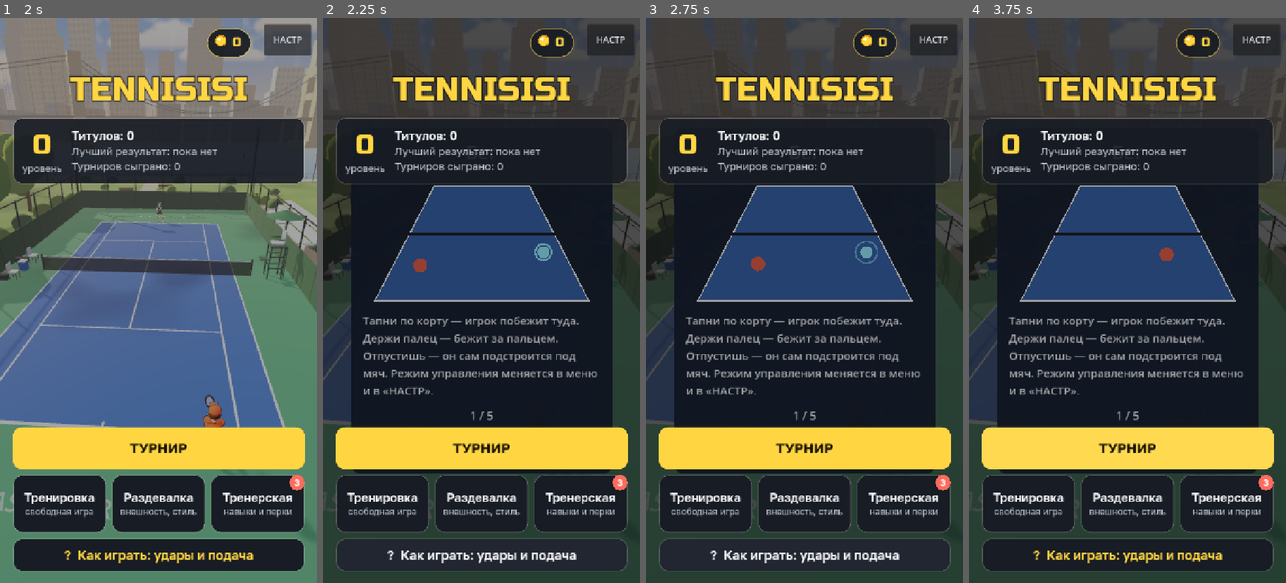
Above: before the commit, frames 1-4 (left to right).
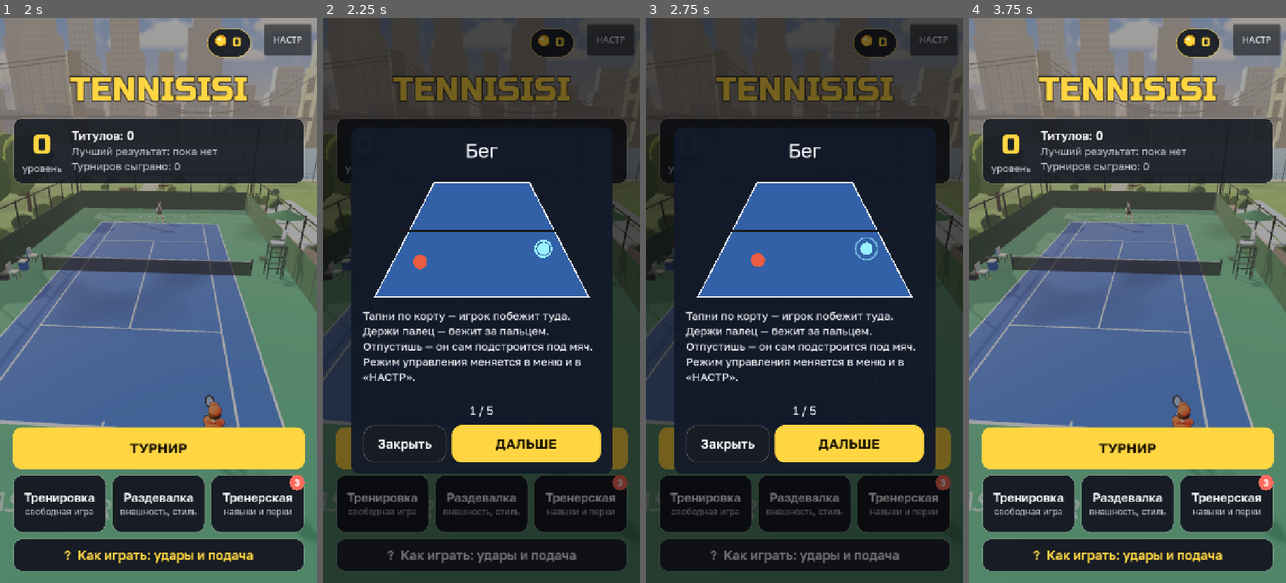
Above: after the commit, the same moments.

Repository: raqavifeb155-lgtm/tennisisi
Game: Godot game, scene res://scenes/main.tscn
Same seed, same stepped clock (60 frames per second), same inputs: the game is played once before the commit and once after it.
Inputs (mouse positions are in pixels of both pictures, inside the frame that each line leads up to):
- Up to frame 1 (2 s): move the mouse to (228, 272) at 0.52 s; hold D 0.53-1.25 s; click (228, 272) at 0.67 s; drag from (95, 328) to (142, 413) at 1.27 s
- Up to frame 2 (2.25 s): click "? Как играть: удары и подача" at 2 s
- Up to frame 3 (2.75 s): no input
- Up to frame 4 (3.75 s): click "ДАЛЬШЕ" at 2.75 s; click (1051, 441) at 3.5 s, where only the run after the commit has a clickable "Закрыть"

Frame 1 is identical in both runs. In frame 2, 29% of the frame differs, in the area x 4-97%, y 1-98%; in frame 3, 29%; in frame 4, 67%, in the area x 0-100%, y 0-100%.

Commit message:
Fix: «Как играть» opened under the Club menu; frame telemetry
The tutorial lived on the HUD's base layer, below TournamentUI (layer 10): opened
from the Club it was covered and the menu took its taps, so testers were stuck on
page 1. It now has its own layer (30) and a «Закрыть» button on every page.

PerfMeter adds frame statistics to the telemetry beat (average and slowest-5%
fps, worst frame, process time, draw calls, triangles, render pixels), plus
--profile and --gfx=N for local profiling runs.

Co-Authored-By: Claude Opus 5.5 <noreply@anthropic.com>

Diff:
--- a/scripts/hud.gd
+++ b/scripts/hud.gd
@@ -133,9 +133,14 @@
 	_serve_hint.modulate = Color(1, 1, 1, 0.8)
 	_serve_hint.visible = false
 
+	# Its own layer over everything (TournamentUI 10, settings 20): opened from the Club,
+	# under the menu it was covered and the menu took its taps.
+	var tut_layer := CanvasLayer.new()
+	tut_layer.layer = 30
+	add_child(tut_layer)
 	_tutorial = Tutorial.new()
 	_tutorial.visible = false
-	add_child(_tutorial)
+	tut_layer.add_child(_tutorial)
 
 
 ## The frame rate next to the graphics preset, so a phone can be checked by eye:
--- a/scripts/main.gd
+++ b/scripts/main.gd
@@ -181,6 +181,10 @@
 			_autoplay_format = int(a.get_slice("=", 1))
 		elif a.begins_with("--points="):
 			autoplay_points = int(a.get_slice("=", 1))
+		elif a.begins_with("--gfx="):
+			_force_gfx = int(a.get_slice("=", 1))  # profiling: 1 low .. 4 max
+		elif a.begins_with("--profile"):
+			_profile_t = 5.0  # print frame statistics every 5 s (a profiling run, not headless)
 		elif a.begins_with("--bot-sd="):
 			_bot_sd = float(a.get_slice("=", 1))  # bot timing error (s): ~0.035 sharp, ~0.07 a thumb on a phone
 		elif a.begins_with("--xp="):
@@ -255,6 +259,8 @@
 	Tuning.graphics = SaveData.graphics
 	for k in SaveData.gfx:
 		Tuning.set(k, SaveData.gfx[k])
+	if _force_gfx >= 0:
+		Tuning.graphics = _force_gfx
 	graphics.set_preset(Tuning.graphics)
 	_practice_skill = Tuning.ai_skill
 	if not autoplay and not _headless():
@@ -279,6 +285,8 @@
 				SaveData.graphics = Tuning.graphics
 				SaveData.save())
 	_last_real_us = Time.get_ticks_usec()
+	perf = PerfMeter.new()
+	add_child(perf)
 	if _bonus_rounds > 0:
 		# Test: the trophy mini-game over and over, the bot aiming at the runner.
 		tournament = Tournament.new(0, 1)
@@ -506,6 +514,11 @@
 	var rd := clampf((now - _last_real_us) / 1000000.0, 0.0, 0.1)
 	_last_real_us = now
 	hud.set_in_match(phase != Phase.IDLE)
+	if _profile_t > 0.0:
+		_profile_t -= rd
+		if _profile_t <= 0.0:
+			_profile_t = 5.0
+			print("PERF %s %s" % ["match" if phase != Phase.IDLE else "menu", str(perf.take())])
 	_update_slowmo(rd)
 	_update_helpers()
 	_update_safe_area(rd)
@@ -1773,6 +1786,9 @@
 const STAMINA_DIVE := 0.03
 const STAMINA_STAND := 0.002    # per second back standing still in a rally
 
+var perf: PerfMeter               # frame statistics for the telemetry beat and --profile runs
+var _profile_t := -1.0
+var _force_gfx := -1
 var _cloud_t := 0.0
 var _beat_t := 5.0
 var _cloud_poll_t := 0.0
@@ -1801,9 +1817,11 @@
 	_beat_t -= dt
 	if _beat_t <= 0.0:
 		_beat_t = 20.0
-		TelegramApp.log_event("beat", {"fps": Engine.get_frames_per_second(), "gfx": graphics.level_name(),
-			"sc": snappedf(graphics.scale_3d, 0.01), "loc": location_id, "ph": phase, "pts": _points_played,
-			"tour": tournament_mode, "snd": sfx.plays})
+		var beat := {"gfx": graphics.level_name(), "sc": snappedf(graphics.scale_3d, 0.01), "loc": location_id,
+			"ph": phase, "pts": _points_played, "tour": tournament_mode, "snd": sfx.plays,
+			"ui": ui.is_open(), "pause": get_tree().paused}
+		beat.merge(perf.take())  # fps, low, worst, cpu, draws, tris, px: see PerfMeter
+		TelegramApp.log_event("beat", beat)
 	_alive_t -= dt
 	if _alive_t <= 0.0:
 		_alive_t = 15.0
--- /dev/null
+++ b/scripts/perf_meter.gd
@@ -0,0 +1,60 @@
+class_name PerfMeter
+extends Node
+## Frame statistics over a window, for the server telemetry ("beat") and for profiling
+## runs: what a phone really gets, and whether it waits on the CPU (scripts, physics)
+## or on the GPU (pixels, draw calls).
+##   fps      average over the window
+##   low      the frame rate of the slowest 5% of frames (stutter)
+##   worst    the longest frame, ms
+##   cpu      script + physics time per frame, ms (single-threaded on the web)
+##   draws    draw calls per frame, tris: primitives per frame (thousands)
+##   px       3D render resolution (thousands of pixels)
+## A frame budget at 60 fps is 16.7 ms: if cpu is well under it while fps is low, the
+## GPU (fill rate: resolution, shadows, MSAA, transparency) is the bottleneck.
+
+var _frames: PackedFloat32Array = PackedFloat32Array()
+var _cpu := 0.0
+var _draws := 0.0
+var _tris := 0.0
+var _n := 0
+
+
+func _process(delta: float) -> void:
+	_frames.append(delta)
+	_cpu += Performance.get_monitor(Performance.TIME_PROCESS) + Performance.get_monitor(Performance.TIME_PHYSICS_PROCESS)
+	_draws += Performance.get_monitor(Performance.RENDER_TOTAL_DRAW_CALLS_IN_FRAME)
+	_tris += Performance.get_monitor(Performance.RENDER_TOTAL_PRIMITIVES_IN_FRAME)
+	_n += 1
+
+
+## The window so far as a Dictionary, then a fresh window starts.
+func take() -> Dictionary:
+	if _n == 0:
+		return {}
+	var total := 0.0
+	var worst := 0.0
+	for d in _frames:
+		total += d
+		worst = maxf(worst, d)
+	var sorted := _frames.duplicate()
+	sorted.sort()
+	var slow := sorted[clampi(int(sorted.size() * 0.95), 0, sorted.size() - 1)]
+	var vp := get_viewport()
+	var size := Vector2(vp.get_visible_rect().size) * vp.scaling_3d_scale
+	var win := Vector2(DisplayServer.window_get_size())
+	var px := win * vp.scaling_3d_scale if win.x > 0.0 else size
+	var out := {
+		"fps": roundi(_n / maxf(total, 0.001)),
+		"low": roundi(1.0 / maxf(slow, 0.001)),
+		"worst": roundi(worst * 1000.0),
+		"cpu": snappedf(_cpu / _n * 1000.0, 0.1),
+		"draws": roundi(_draws / _n),
+		"tris": snappedf(_tris / _n / 1000.0, 0.1),
+		"px": roundi(px.x * px.y / 1000.0),
+	}
+	_frames.clear()
+	_cpu = 0.0
+	_draws = 0.0
+	_tris = 0.0
+	_n = 0
+	return out
--- a/scripts/tutorial.gd
+++ b/scripts/tutorial.gd
@@ -56,6 +56,7 @@
 	mouse_filter = Control.MOUSE_FILTER_STOP
 
 	_card = PanelContainer.new()
+	_card.theme = UiTheme.theme()
 	_card.set_anchors_preset(Control.PRESET_CENTER)
 	_card.offset_left = -300.0
 	_card.offset_right = 300.0
@@ -88,12 +89,23 @@
 	_dots.add_theme_font_size_override("font_size", 26)
 	_dots.horizontal_alignment = HORIZONTAL_ALIGNMENT_CENTER
 	v.add_child(_dots)
+	# Close at any page (the way out is never only "read all five"), next is the main action.
+	var row := HBoxContainer.new()
+	row.add_theme_constant_override("separation", 12)
+	v.add_child(row)
+	var close := Button.new()
+	close.text = "Закрыть"
+	close.custom_minimum_size = Vector2(190, UiTheme.TAP)
+	close.focus_mode = Control.FOCUS_NONE
+	close.pressed.connect(_finish)
+	row.add_child(close)
 	_next = Button.new()
-	_next.custom_minimum_size = Vector2(540, 70)
-	_next.add_theme_font_size_override("font_size", 28)
+	_next.theme_type_variation = "Primary"
+	_next.custom_minimum_size = Vector2(0, UiTheme.TAP)
+	_next.size_flags_horizontal = Control.SIZE_EXPAND_FILL
 	_next.focus_mode = Control.FOCUS_NONE
 	_next.pressed.connect(_advance)
-	v.add_child(_next)
+	row.add_child(_next)
 	_show_page()
 	get_viewport().size_changed.connect(_layout)
 
@@ -125,14 +137,18 @@
 func _advance() -> void:
 	_page += 1
 	if _page >= PAGES.size():
-		visible = false
-		get_tree().paused = false
-		var f := FileAccess.open(DONE_FILE, FileAccess.WRITE)
-		if f:
-			f.store_string("1")
-		finished.emit()
+		_finish()
 		return
 	_show_page()
+
+
+func _finish() -> void:
+	visible = false
+	get_tree().paused = false
+	var f := FileAccess.open(DONE_FILE, FileAccess.WRITE)
+	if f:
+		f.store_string("1")
+	finished.emit()
 
 
 func _show_page() -> void:
Not shown, added: scripts/perf_meter.gd.uid
